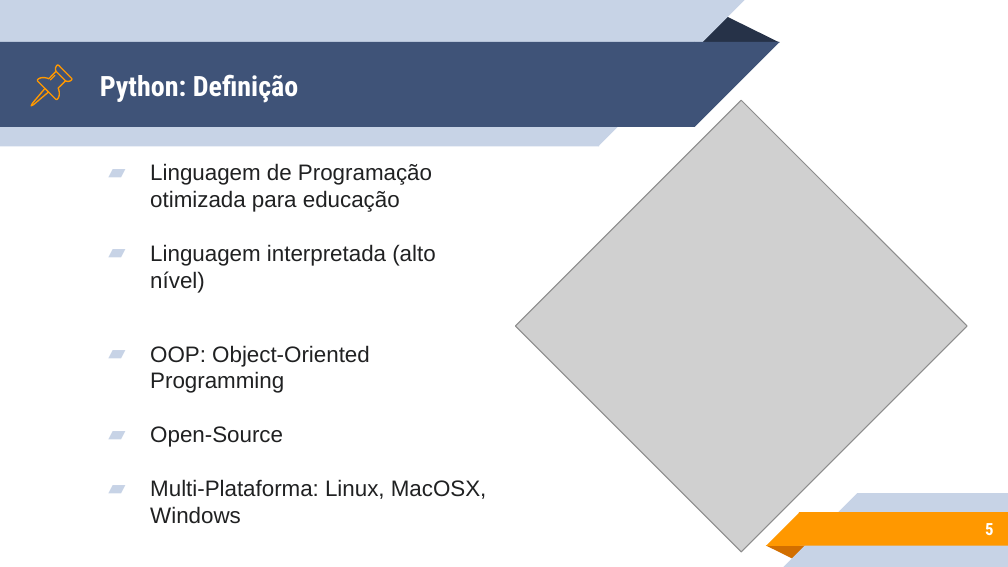
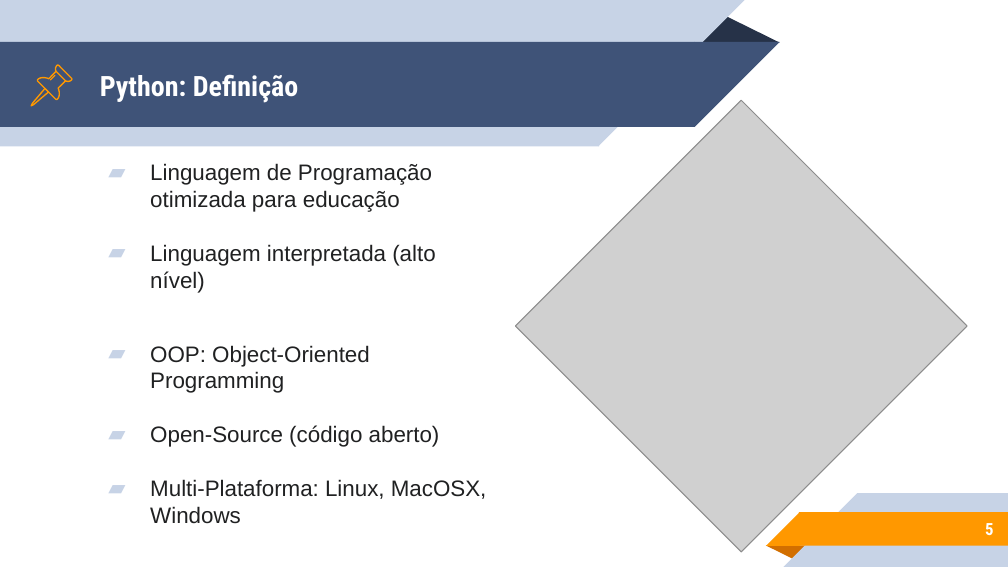
Before and after one commit to PhilipeRLeal/Introducao_Programacao, a slide deck: slide 5 of DOCs/Apresentacao/Manha/Aula_1_Parte_B_Manha.pptx. Drawn at 1008x567 pixels with LibreOffice and Linux fonts; fonts in the diff are those of the drawing; grey boxes stand for pictures. Boxes give left, top, right and bottom in pixels: in the first picture for what was removed or moved away, otherwise in the second. Text is boxed around its words. In the diff, an @@ line names an element or a change of style, - is before the commit and + after.

```diff
--- a/DOCs/Apresentacao/Manha/Aula_1_Parte_B_Manha.pptx
+++ b/DOCs/Apresentacao/Manha/Aula_1_Parte_B_Manha.pptx
@@ text at (x1=150, y1=425, x2=440, y2=447): text changed @@
-▰ Open-Source
+▰ Open-Source (código aberto)
```
Also in this commit, not shown: 2 other slides changed, 1 slide added, 9 other files.
